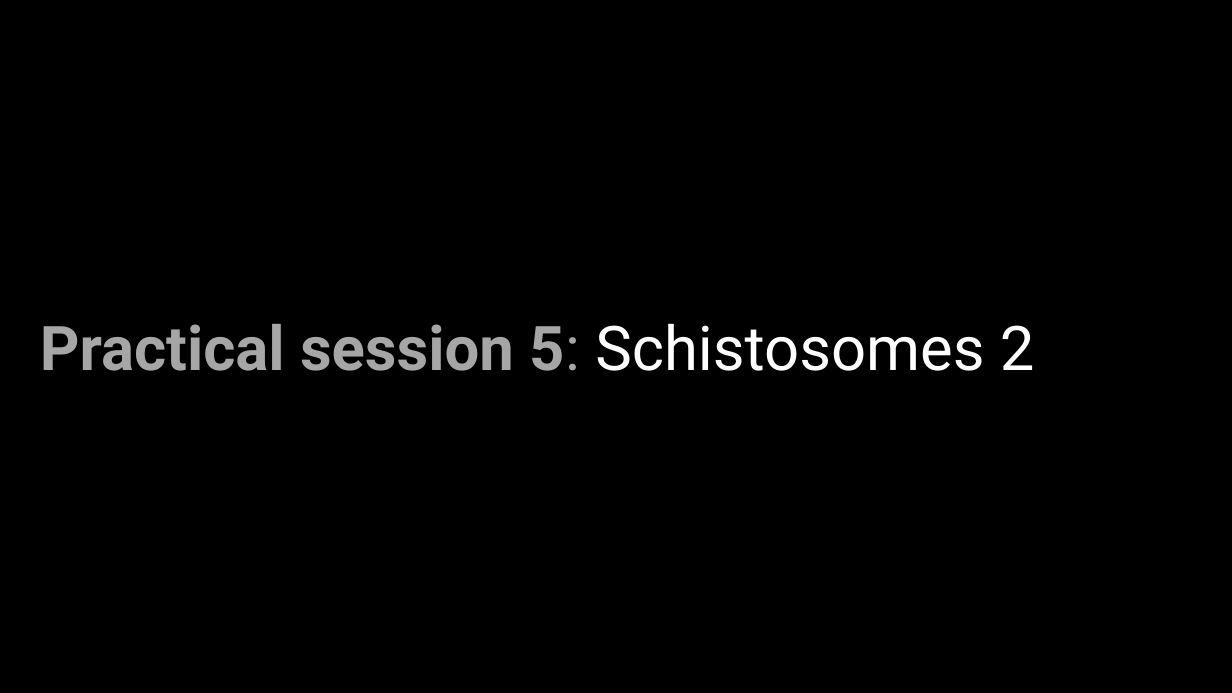
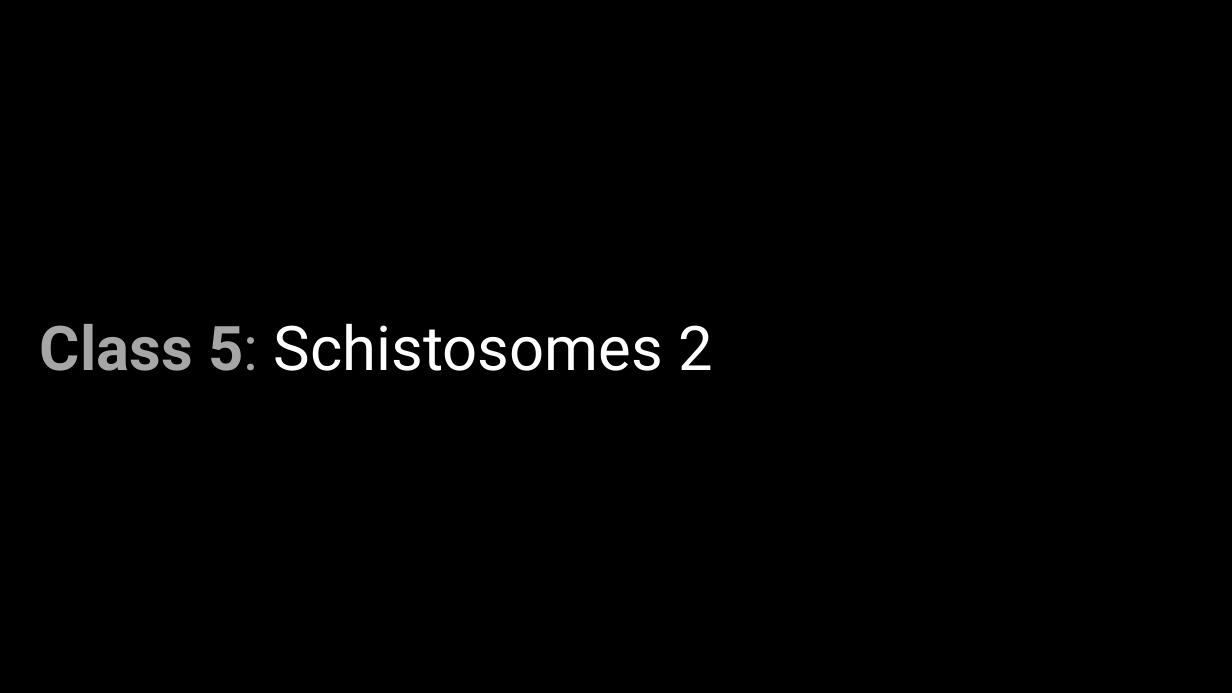
Before and after one commit to wood-lab/fish_406, a slide deck: slide 9 of lectures/in-class_activities/class_5.pptx (slide 6 before the commit). Drawn at 1232x693 pixels with LibreOffice and Linux fonts; fonts in the diff are those of the drawing. Boxes give left, top, right and bottom in pixels: in the first picture for what was removed or moved away, otherwise in the second. Text is boxed around its words. In the diff, an @@ line names an element or a change of style, - is before the commit and + after.

Commit message:
updating class_5 ppt

```diff
--- a/lectures/in-class_activities/class_5.pptx
+++ b/lectures/in-class_activities/class_5.pptx
@@ text at (40, 323, 713, 371): text changed; text colour #A6A6A6 to #FFFFFF; bold off @@
-Practical session 5: Schistosomes 2
+Class 5: Schistosomes 2
```
Also in this commit, not shown: 3 other slides changed, 3 slides added, 1 other file.
